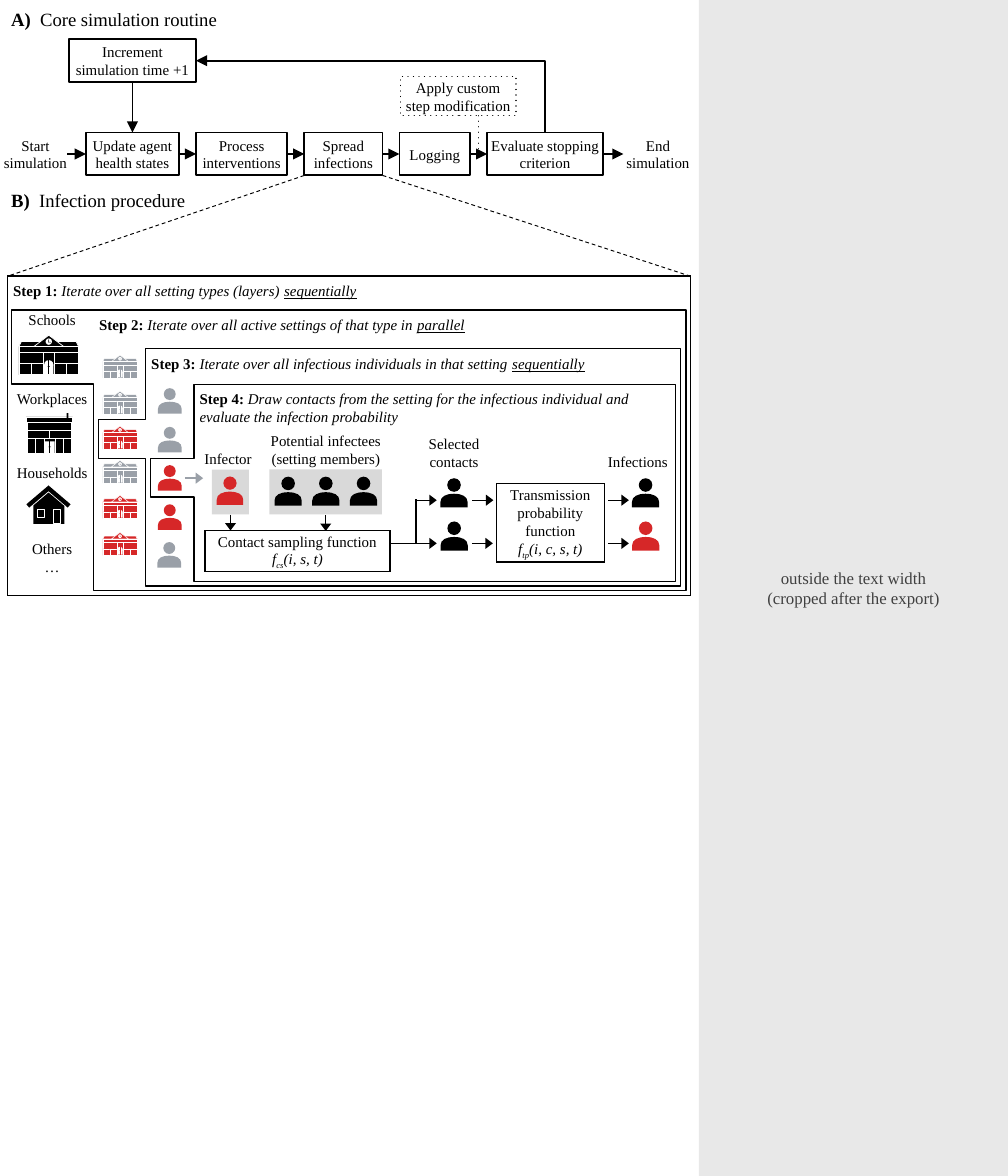
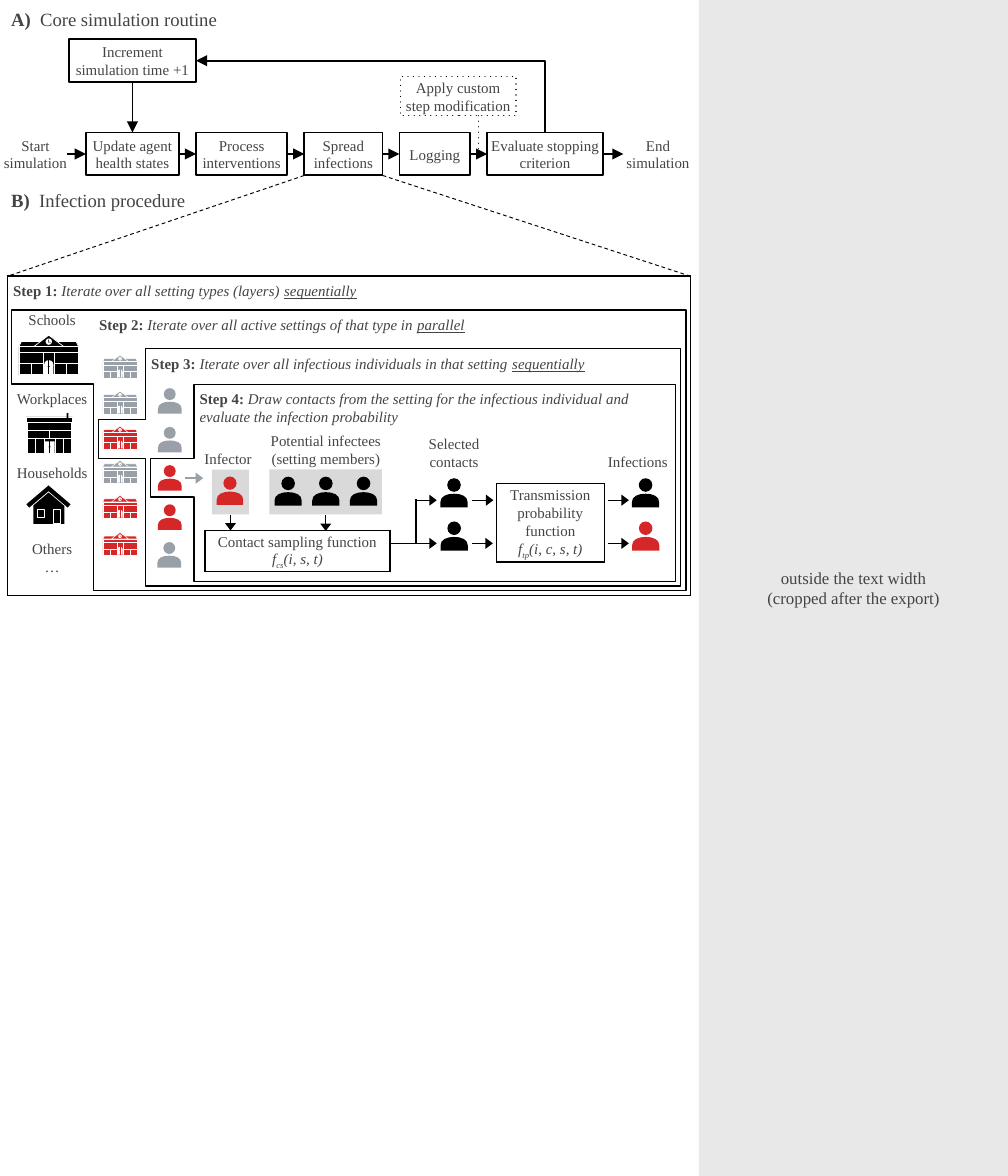
Before and after one commit to IMMIDD/2025-GEMS-Paper, a slide deck: slide 4 of figures/drawn_figures.pptx. Drawn at 1008x1176 pixels with LibreOffice and Linux fonts; fonts in the diff are those of the drawing. Boxes give left, top, right and bottom in pixels: in the first picture for what was removed or moved away, otherwise in the second. Text is boxed around its words. In the diff, an @@ line names an element or a change of style, - is before the commit and + after.

```diff
--- a/figures/drawn_figures.pptx
+++ b/figures/drawn_figures.pptx
@@ text colour #000000 to #444444 in 25 elements at (8,276,691,595), (99,319,464,333), (151,358,584,372), (200,393,628,425), (206,531,390,573), (496,484,605,562), (204,453,251,464), (271,435,381,467), (429,438,480,467), (608,456,668,467), (28,314,75,325), (17,393,87,407), (17,467,88,478), (32,543,72,554), (11,13,217,30), (86,133,179,176), (196,133,288,176), (304,133,382,176), (399,133,470,176), (487,133,602,176), (4,141,67,168), (626,140,689,168), (69,39,195,82), (401,77,516,116), (11,194,185,211) @@
```
Also in this commit, not shown: 6 other slides changed, 2 other files.
